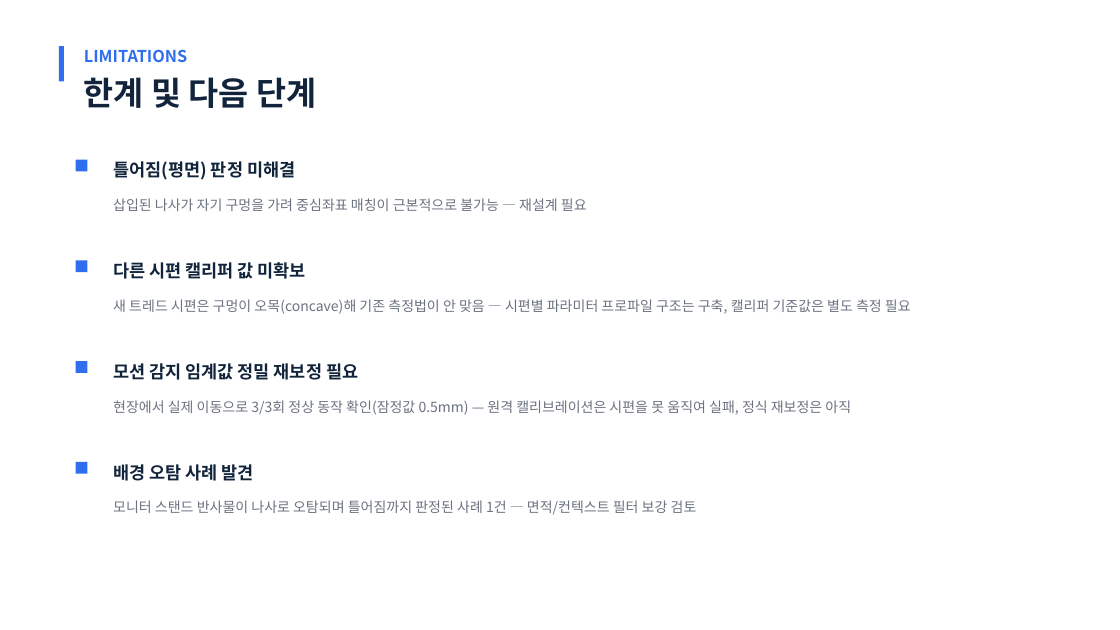
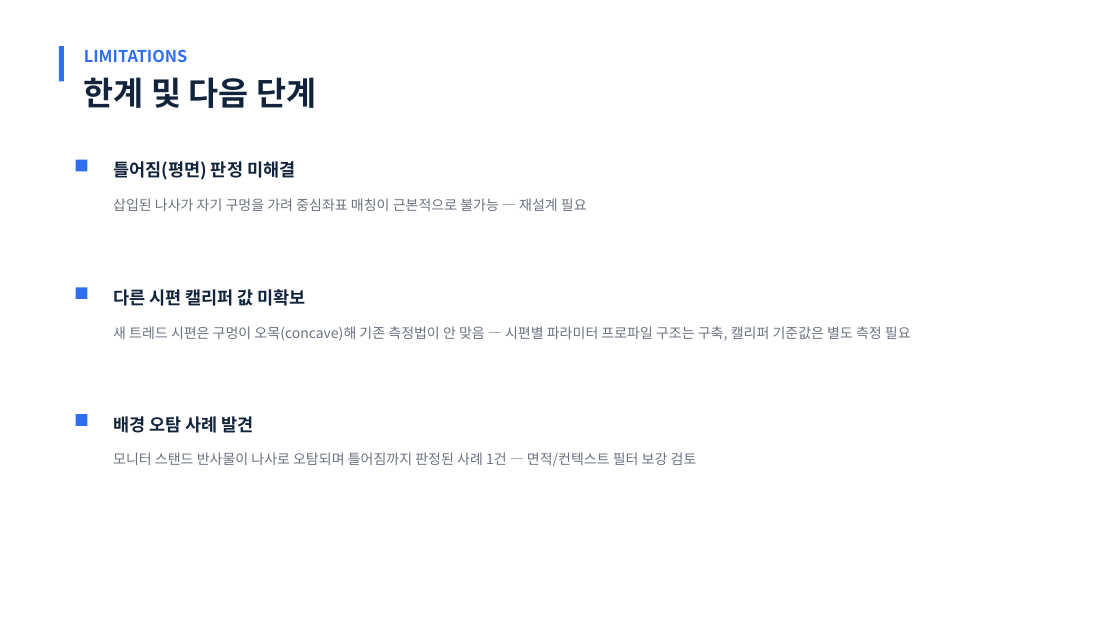
Before and after one commit to chaehyeok-Lee/camera_prac2, a slide deck: slide 11 of 나사_삽입_불량_검출_발표자료.pptx. Drawn at 1120x630 pixels with LibreOffice and Linux fonts; fonts in the diff are those of the drawing. Boxes give left, top, right and bottom in pixels: in the first picture for what was removed or moved away, otherwise in the second. Text is boxed around its words. In the diff, an @@ line names an element or a change of style, - is before the commit and + after.

Commit message:
Redistribute LIMITATIONS slide's 3 remaining cards evenly
User manually deleted the 4th card (모션 감지 임계값) in PowerPoint,
leaving a gap between cards 2 and 3. Repositioned the remaining 3
cards to evenly fill the vertical space, no image content added per
user's decision (no saved photos exist for these 3 items - checked
git history, none were ever committed).

```diff
--- a/나사_삽입_불량_검출_발표자료.pptx
+++ b/나사_삽입_불량_검출_발표자료.pptx
@@ 2 texts, 1 rectangle moved together from (x1=76, y1=260, x2=911, y2=314) to (x1=76, y1=287, x2=911, y2=341) @@
@@ rectangle removed at (x1=76, y1=361, x2=87, y2=373) @@
@@ text removed at (x1=113, y1=363, x2=358, y2=380) @@
-모션 감지 임계값 정밀 재보정 필요
@@ 2 texts, 1 rectangle moved together from (x1=76, y1=462, x2=697, y2=515) to (x1=76, y1=414, x2=697, y2=467) @@
@@ text removed at (x1=113, y1=400, x2=851, y2=415) @@
-현장에서 실제 이동으로 3/3회 정상 동작 확인(잠정값 0.5mm) — 원격 캘리브레이션은 시편을 못 움직여 실패, 정식 재보정은 아직
```
Also in this commit, not shown: 4 other slides changed.
